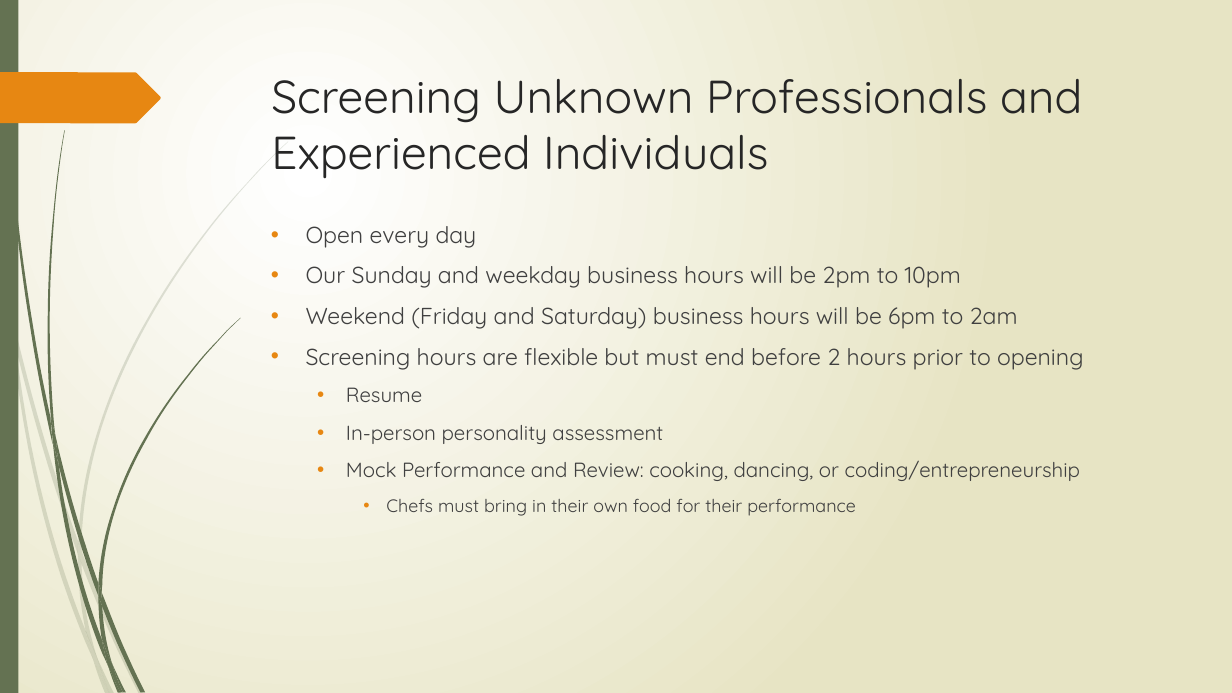
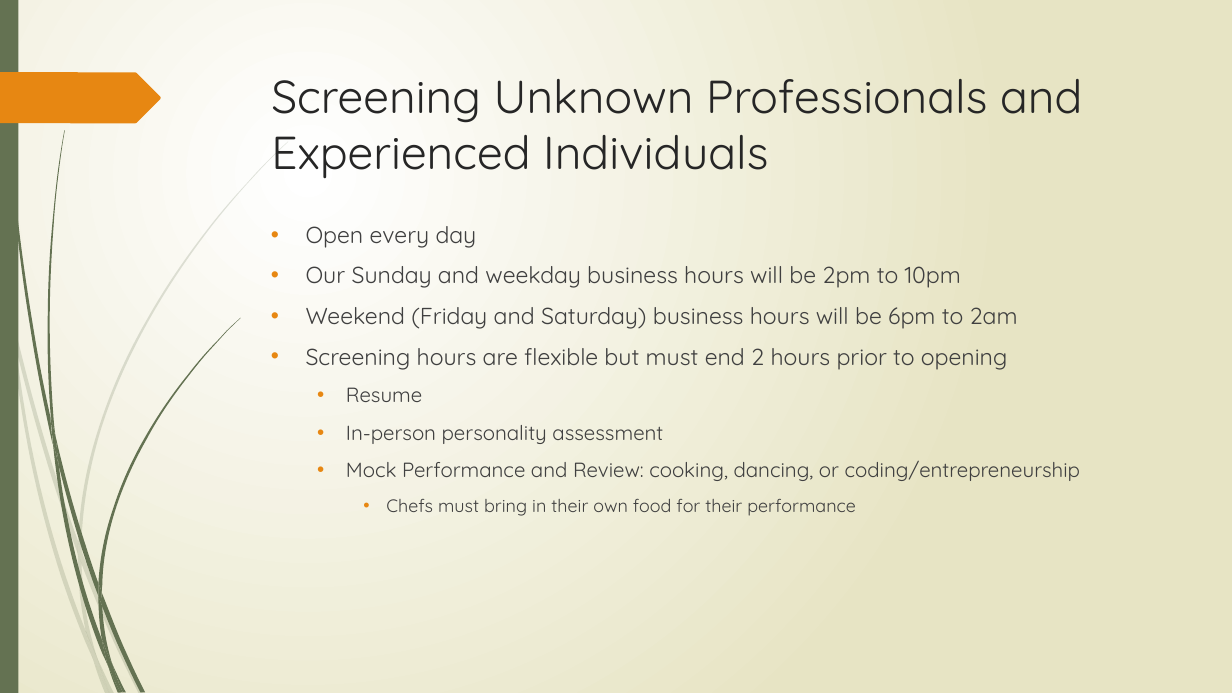
Before and after one commit to tieje/dogen, a slide deck: slide 14 of Presentation/SocialHub_FrancisT_06_23_2020.pptx. Drawn at 1232x693 pixels with LibreOffice and Linux fonts; fonts in the diff are those of the drawing. Boxes give left, top, right and bottom in pixels: in the first picture for what was removed or moved away, otherwise in the second. Text is boxed around its words. In the diff, an @@ line names an element or a change of style, - is before the commit and + after.

```diff
--- a/Presentation/SocialHub_FrancisT_06_23_2020.pptx
+++ b/Presentation/SocialHub_FrancisT_06_23_2020.pptx
@@ text at box(306, 348, 1007, 370): text changed @@
-• Screening hours are flexible but must end before 2 hours prior to opening
+• Screening hours are flexible but must end 2 hours prior to opening
```
Also in this commit, not shown: 4 other slides changed.
